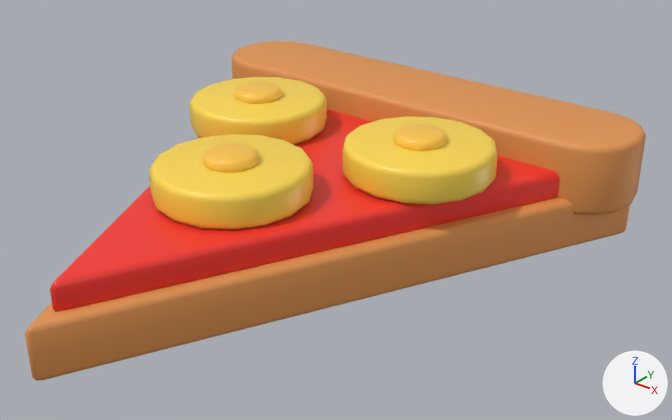
Before and after pictures for a commit that changed the FBX model Assets/_Projects/Art/PR3D/Pizza/PR3D_PizzaSlice_Shared.fbx.
Camera for both pictures: a 50 mm lens placed at (1.55, -1.758, 1.227), pointed at (0.134, 0.012, 0.13). Lighting does not change. The marker at lower right points along +X, +Y and +Z. The first picture is the older version.

The scene before the commit, as lines of its bpy script (objects in view):
```python
mat_pr3d_mat_crust = principled_material('PR3D_MAT_Crust')
mat_pr3d_mat_crust.base_color = (0.76, 0.3, 0.08)  # orange #e29550
mat_pr3d_mat_crust.roughness = 0.58
me_pr3d_pizzaslice_sharedmesh_001 = bpy.data.meshes.new('PR3D_PizzaSlice_SharedMesh.001')
me_pr3d_pizzaslice_sharedmesh_001.from_pydata(...)  # 1248 vertices, 1179 faces; spans x -0.73..0.73, y -0.87..0.74, z 0.0..0.35
# faces by material slot: [216, 74, 342, 547]
me_pr3d_pizzaslice_sharedmesh_001.materials.append(mat_pr3d_mat_crust)  # orange #e29550
me_pr3d_pizzaslice_sharedmesh_001.materials.append(mat_pr3d_mat_red_tomato)  # red #f6352c
me_pr3d_pizzaslice_sharedmesh_001.materials.append(mat_pr3d_mat_red_tomato_garnish)  # yellow #ffda50
me_pr3d_pizzaslice_sharedmesh_001.materials.append(mat_pr3d_mat_cheese)  # orange #ffc84b
ob_pr3d_pizzaslice_shared = bpy.data.objects.new('PR3D_PizzaSlice_Shared', me_pr3d_pizzaslice_sharedmesh_001)
ob_pr3d_pizzaslice_shared.location = (0.0, 0.0, 0.0)
```
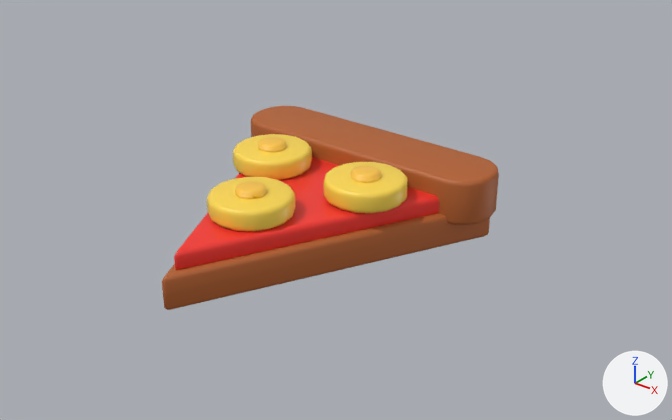
Boxes (x1, y1, x2, y2) around the edits, measured in the pictures (672 x 420 px; the box of a moved part takes in the faces that stretch with it):
'PR3D_PizzaSlice_Shared', recoloured, reshaped (46% narrower, 40% shorter)
    before: (25, 41, 646, 381)
    after: (162, 106, 499, 310)
part 1 of me_pr3d_pizzaslice_sharedmesh_001, moved or reshaped
    before: (25, 198, 630, 381)
    after: (162, 213, 490, 310)
part 2 of me_pr3d_pizzaslice_sharedmesh_001, moved or reshaped
    before: (50, 109, 560, 312)
    after: (174, 157, 439, 270)
part 3 of me_pr3d_pizzaslice_sharedmesh_001, moved or reshaped
    before: (232, 41, 646, 215)
    after: (251, 106, 499, 225)
part 4 of me_pr3d_pizzaslice_sharedmesh_001, moved or reshaped
    before: (189, 77, 327, 145)
    after: (233, 134, 312, 180)
part 5 of me_pr3d_pizzaslice_sharedmesh_001, moved or reshaped
    before: (149, 134, 313, 230)
    after: (323, 162, 408, 213)
part 6 of me_pr3d_pizzaslice_sharedmesh_001, moved or reshaped
    before: (342, 116, 497, 204)
    after: (207, 177, 295, 231)
part 7 of me_pr3d_pizzaslice_sharedmesh_001, added (orange)
    after: (235, 181, 267, 199)
part 8 of me_pr3d_pizzaslice_sharedmesh_001, added
    after: (258, 137, 287, 152)
part 9 of me_pr3d_pizzaslice_sharedmesh_001, added (orange)
    after: (350, 165, 382, 183)
part 10 of me_pr3d_pizzaslice_sharedmesh_001, deleted (orange)
    before: (234, 81, 282, 104)
part 11 of me_pr3d_pizzaslice_sharedmesh_001, deleted (orange)
    before: (393, 124, 447, 151)
part 12 of me_pr3d_pizzaslice_sharedmesh_001, deleted (orange)
    before: (203, 143, 260, 172)

Edits to the bpy script that builds the scene:
```text
Change mat_pr3d_mat_crust:
    mat_pr3d_mat_crust.base_color: (0.76, 0.3, 0.08) -> (0.46, 0.12, 0.025)  # orange #e29550 -> orange #b5612c
Change me_pr3d_pizzaslice_sharedmesh_001:
    used by ob_pr3d_pizzaslice_shared; location = (0.0, 0.0, 0.0)
    remove me_pr3d_pizzaslice_sharedmesh_001.from_pydata(...)  # 1248 vertices, 1179 faces; spans x -0.73..0.73, y -0.87..0.74, z 0.0..0.35
    add me_pr3d_pizzaslice_sharedmesh_001.from_pydata(...)  # 1002 vertices, 914 faces; spans x -0.43..0.43, y -0.49..0.43, z 0.0..0.23
    me_pr3d_pizzaslice_sharedmesh_001 part 1: the loose piece of 72 vertices spanning x -0.71..0.71, y -0.87..0.62, z 0.0..0.15 is scaled about the mesh origin by (0.58, 0.57, 0.656)
    me_pr3d_pizzaslice_sharedmesh_001 part 2: the loose piece of 72 vertices spanning x -0.64..0.64, y -0.8..0.55, z 0.14..0.22 is scaled about the mesh origin by (0.577, 0.566, 0.648)
    me_pr3d_pizzaslice_sharedmesh_001 part 3: the loose piece of 160 vertices spanning x -0.73..0.73, y 0.41..0.74, z 0.1..0.31 is scaled about its middle by (0.584, 0.657, 0.652), then moved by (0.0, -0.25, -0.07)
    me_pr3d_pizzaslice_sharedmesh_001 part 4: the loose piece of 128 vertices spanning x -0.5..-0.09, y -0.04..0.38, z 0.22..0.32 is scaled about its middle by (0.554, 0.554, 0.615), then moved by (0.12, -0.08, -0.09)
    me_pr3d_pizzaslice_sharedmesh_001 part 5: the loose piece of 128 vertices spanning x -0.2..0.2, y -0.44..-0.04, z 0.22..0.32 is scaled about its middle by (0.554, 0.554, 0.615), then moved by (0.17, 0.33, -0.09)
    me_pr3d_pizzaslice_sharedmesh_001 part 6: the loose piece of 128 vertices spanning x 0.09..0.5, y -0.04..0.38, z 0.22..0.32 is scaled about its middle by (0.554, 0.554, 0.615), then moved by (-0.29, -0.34, -0.09)
    me_pr3d_pizzaslice_sharedmesh_001 part 7: a new loose piece of 146 vertices spanning x -0.04..0.04, y -0.22..-0.13, z 0.2..0.23, in mat_pr3d_mat_cheese (orange #ffc84b)
    me_pr3d_pizzaslice_sharedmesh_001 part 8: a new loose piece of 84 vertices spanning x -0.21..-0.13, y 0.05..0.14, z 0.2..0.23, in mat_pr3d_mat_cheese (orange #ffc84b)
    me_pr3d_pizzaslice_sharedmesh_001 part 9: a new loose piece of 84 vertices spanning x 0.13..0.21, y 0.05..0.14, z 0.2..0.23, in mat_pr3d_mat_cheese (orange #ffc84b)
    me_pr3d_pizzaslice_sharedmesh_001 part 10: the loose piece of 192 vertices spanning x -0.36..-0.22, y 0.1..0.24, z 0.31..0.35 is deleted
    me_pr3d_pizzaslice_sharedmesh_001 part 11: the loose piece of 192 vertices spanning x 0.22..0.36, y 0.1..0.24, z 0.31..0.35 is deleted
    me_pr3d_pizzaslice_sharedmesh_001 part 12: the loose piece of 176 vertices spanning x -0.07..0.07, y -0.31..-0.17, z 0.31..0.35 is deleted
```
